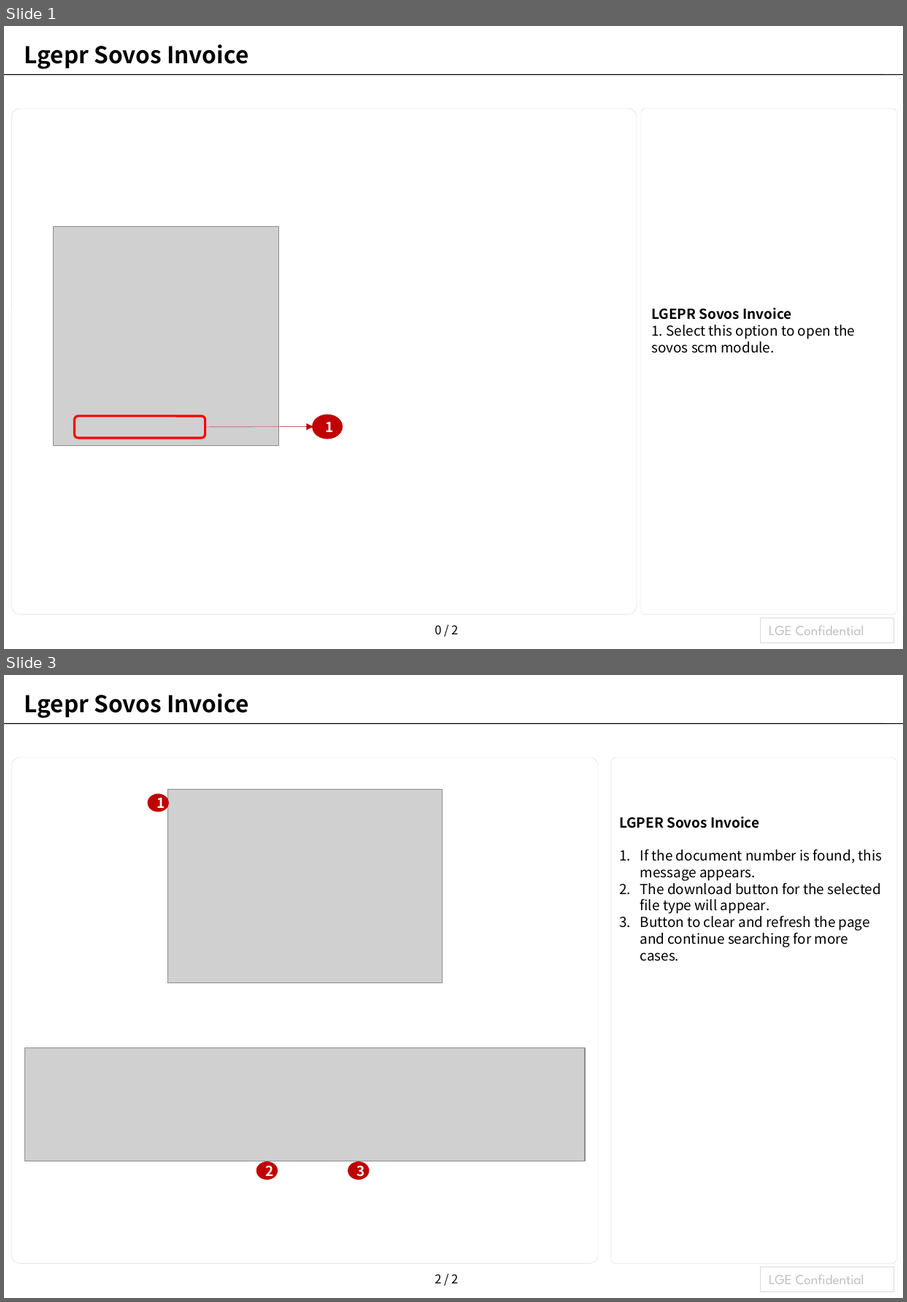
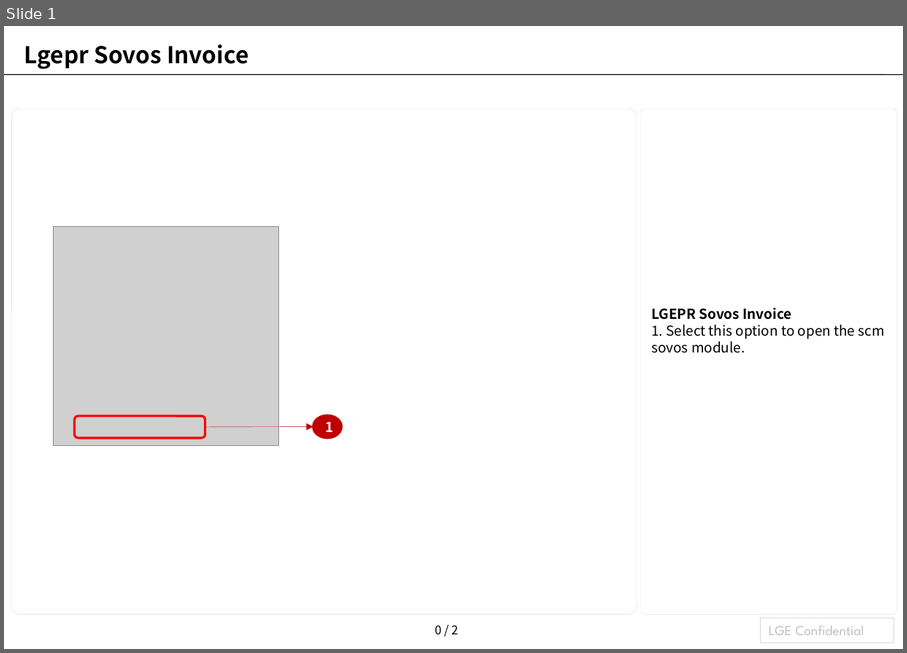
Before and after one commit to laparkaes/lgperu, a slide deck: user_manual/module/lgepr_sovos_invoice/lgepr_sovos_invoice_en.pptx. Shown one above the other, each under a label of ours: slides 1 and 3 before the commit, slide 1 after it; the slides between them are not shown. The pictures are 907x1302 and 907x653 pixels, drawn with LibreOffice and Linux fonts; fonts in the diff are those of the drawing; grey boxes stand for pictures. Boxes give left, top, right and bottom in pixels: in the first picture for what was removed or moved away, otherwise in the second. Text is boxed around its words. In the diff, an @@ line names an element or a change of style, - is before the commit and + after.

```diff
--- a/user_manual/module/lgepr_sovos_invoice/lgepr_sovos_invoice_en.pptx
+++ b/user_manual/module/lgepr_sovos_invoice/lgepr_sovos_invoice_en.pptx
@@ slide 3 removed at bbox=[4, 675, 903, 1298], background #FFFFFF; not listed: 3 template elements that a slide beside it also shows @@
@@ title removed at bbox=[24, 693, 249, 718] @@
-Lgepr Sovos Invoice
@@ rounded rectangle removed at bbox=[11, 757, 599, 1263] @@
@@ rounded rectangle removed at bbox=[612, 757, 898, 1263] @@
@@ ellipse removed at bbox=[149, 795, 168, 810] @@
-1
@@ picture removed at bbox=[168, 790, 443, 983] @@
@@ text removed at bbox=[619, 816, 882, 961] @@
-LGPER Sovos Invoice
-1. If the document number is found, this message appears.
-2. The download button for the selected file type will appear.
-3. Button to clear and refresh the page and continue searching for more cases.
@@ picture removed at bbox=[24, 1048, 585, 1160] @@
@@ ellipse removed at bbox=[257, 1163, 276, 1178] @@
-2
@@ ellipse removed at bbox=[349, 1163, 368, 1178] @@
-3
@@ slide 1 changed as well @@
@@ text at bbox=[652, 325, 885, 353]: text changed @@
-1. Select this option to open the sovos scm module.
+1. Select this option to open the scm sovos module.
```
Also in this commit, not shown: 1 other slide changed, 3 slides added, 3 other files.
